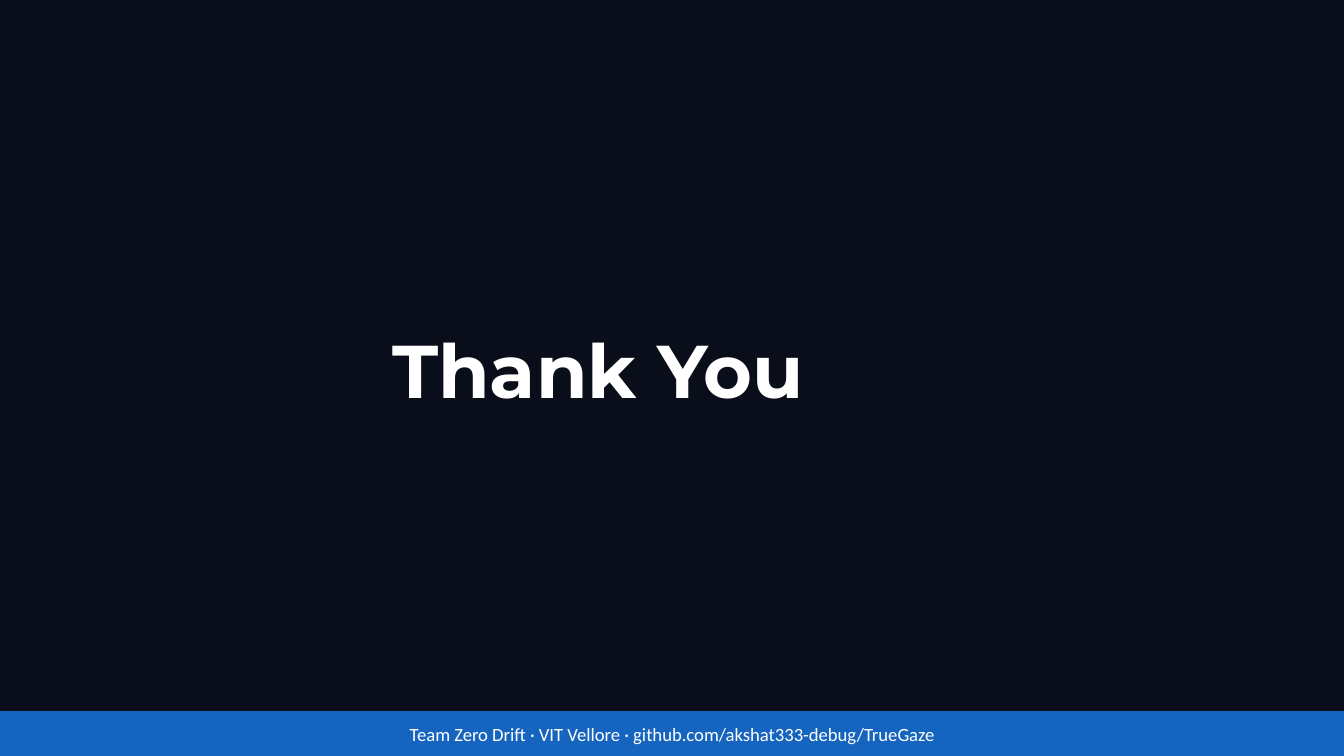
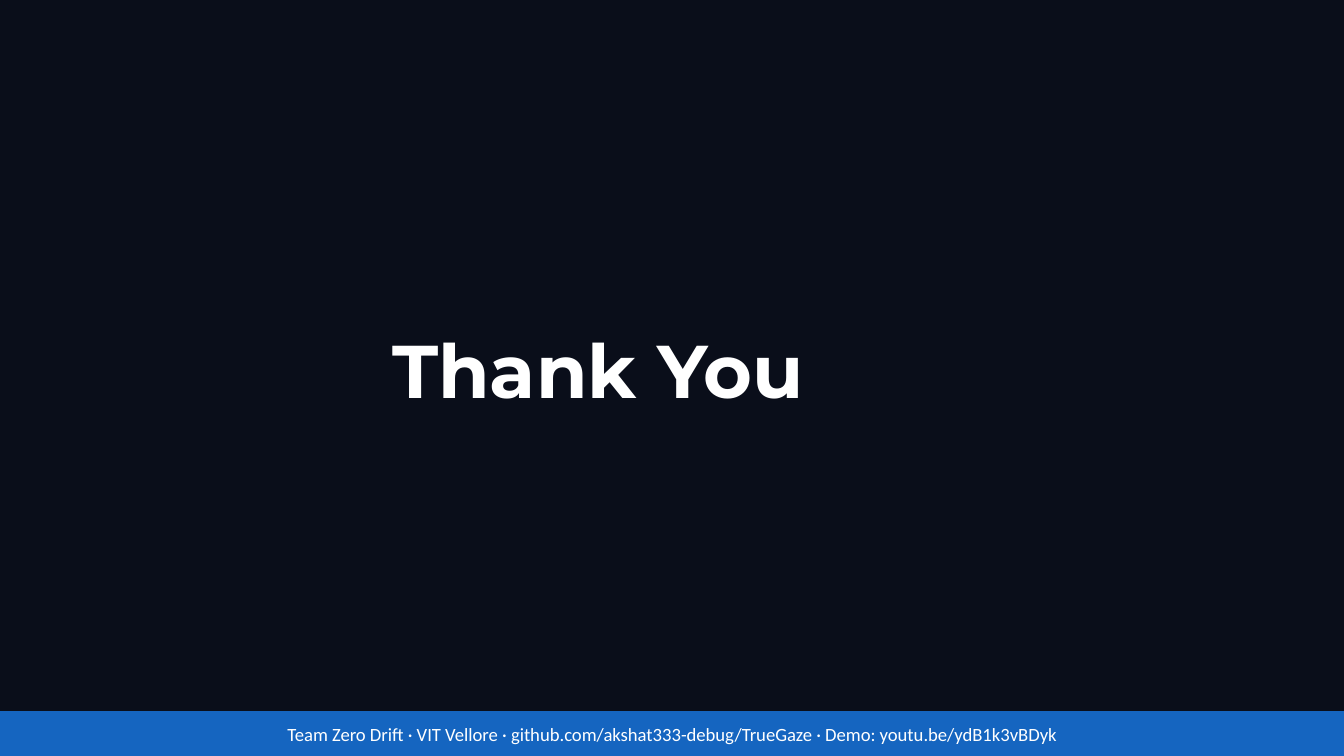
Before and after one commit to akshat333-debug/TrueGaze, a slide deck: slide 14 of VITVellore_ZeroDrift.pptx. Drawn at 1344x756 pixels with LibreOffice and Linux fonts; fonts in the diff are those of the drawing. Boxes give left, top, right and bottom in pixels: in the first picture for what was removed or moved away, otherwise in the second. Text is boxed around its words. In the diff, an @@ line names an element or a change of style, - is before the commit and + after.

Commit message:
docs: demo link in deck, launch bundle and run guide

```diff
--- a/VITVellore_ZeroDrift.pptx
+++ b/VITVellore_ZeroDrift.pptx
@@ text at [287,728,1057,744]: text changed @@
-Team Zero Drift · VIT Vellore · github.com/akshat333-debug/TrueGaze
+Team Zero Drift · VIT Vellore · github.com/akshat333-debug/TrueGaze · Demo: youtu.be/ydB1k3vBDyk
```
Also in this commit, not shown: 1 other slide changed, 4 other files.
